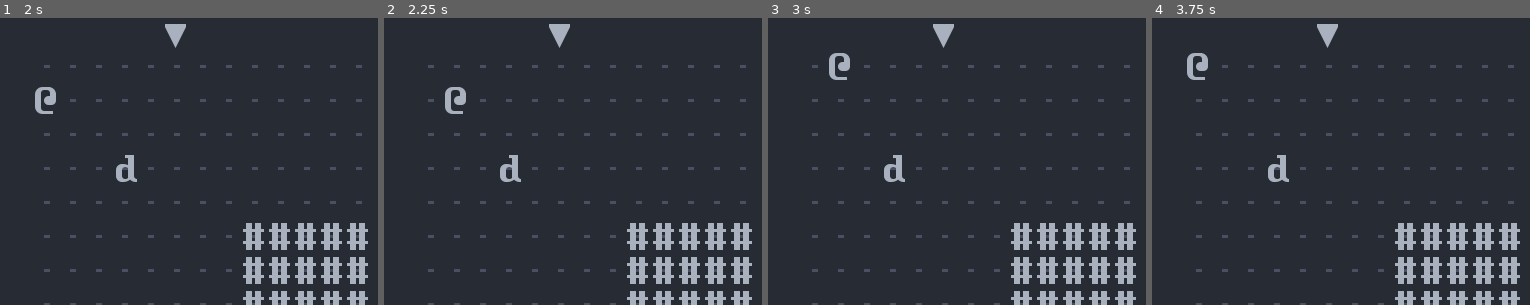
Above: before the commit, frames 1-4 (left to right).
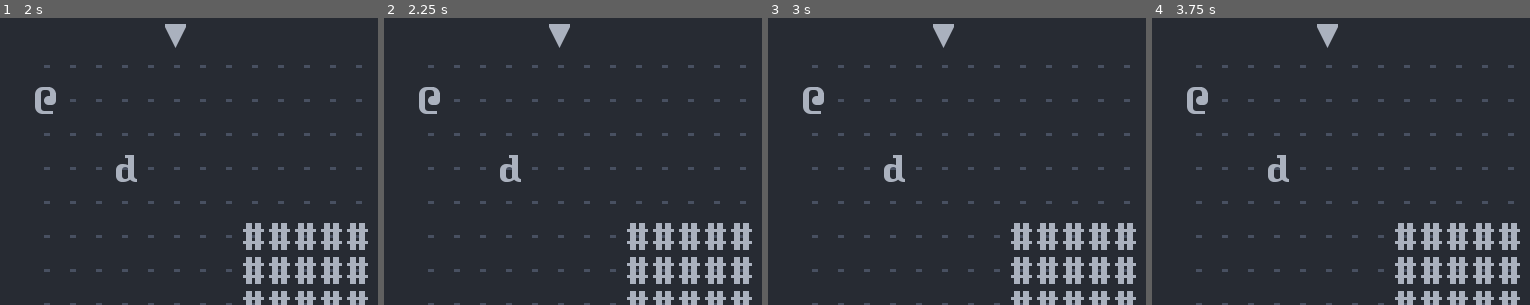
Above: after the commit, the same moments.

Repository: Bozar/GodotRoguelikeTutorial
Game: Godot game, scene res://scene/main/MainScene.tscn
Same seed, same stepped clock (60 frames per second), same inputs: the game is played once before the commit and once after it.
Inputs:
- Up to frame 1 (2 s): tap Enter at 0.5 s; hold Right (move_right) 0.53-1.28 s; tap Space (init_world) at 0.6, 1.25, 1.35 s; hold Down (move_down) from 1.28 s (still down)
- Up to frame 2 (2.25 s): tap Enter at 2 s; release Down (move_down) at 2.03 s; hold Right (move_right) from 2.03 s (still down); tap Space (init_world) at 2.1 s
- Up to frame 3 (3 s): tap Space (init_world) at 2.75, 2.85 s; release Right (move_right) at 2.78 s; hold Up (move_up) from 2.78 s (still down)
- Up to frame 4 (3.75 s): tap Enter at 3.5 s; release Up (move_up) at 3.53 s; hold Left (move_left) from 3.53 s (still down); tap Space (init_world) at 3.6 s
The pictures show only the part of the screen within x 0-50%, y 0-50%; the shares and areas given below are measured in that part.

Frame 1 is identical in both runs. In frame 2, 0.7% of the frame differs, in the area x 9-22%, y 24-34%; in frame 3, 0.7%; in frame 4, 0.7%.

Commit message:
Let the scheduling system affect PC.

Diff:
--- a/05/scene/main/MainScene.gd
+++ b/05/scene/main/MainScene.gd
@@ -9,3 +9,6 @@
 			"_on_InitWorld_sprite_created")
 	__ = get_node("InitWorld").connect("sprite_created", get_node("Schedule"),
 			"_on_InitWorld_sprite_created")
+
+	__ = get_node("Schedule").connect("turn_started", get_node("PCMove"),
+			"_on_Schedule_turn_started")
--- a/05/scene/main/PCMove.gd
+++ b/05/scene/main/PCMove.gd
@@ -6,6 +6,12 @@
 var _new_GroupName := preload("res://library/GroupName.gd").new()
 
 var _pc: Sprite
+var _move_inputs: Array = [
+	_new_InputName.MOVE_LEFT,
+	_new_InputName.MOVE_RIGHT,
+	_new_InputName.MOVE_UP,
+	_new_InputName.MOVE_DOWN,
+]
 
 
 func _ready() -> void:
@@ -14,6 +20,37 @@
 
 func _unhandled_input(event: InputEvent) -> void:
 	var source: Array = _new_ConvertCoord.vector_to_array(_pc.position)
+	var target: Array
+
+	if _is_move_input(event):
+		target = _get_new_position(event, source)
+		_pc.position = _new_ConvertCoord.index_to_vector(target[0], target[1])
+
+		set_process_unhandled_input(false)
+		get_node("../Schedule").end_turn()
+
+
+func _on_InitWorld_sprite_created(new_sprite: Sprite) -> void:
+	if new_sprite.is_in_group(_new_GroupName.PC):
+		_pc = new_sprite
+		set_process_unhandled_input(true)
+
+
+func _on_Schedule_turn_started(current_sprite: Sprite) -> void:
+	if current_sprite.is_in_group(_new_GroupName.PC):
+		set_process_unhandled_input(true)
+	else:
+		print(current_sprite.name)
+
+
+func _is_move_input(event: InputEvent) -> bool:
+	for m in _move_inputs:
+		if event.is_action_pressed(m):
+			return true
+	return false
+
+
+func _get_new_position(event: InputEvent, source: Array) -> Array:
 	var x: int = source[0]
 	var y: int = source[1]
 
@@ -26,10 +63,4 @@
 	elif event.is_action_pressed(_new_InputName.MOVE_DOWN):
 		y += 1
 
-	_pc.position = _new_ConvertCoord.index_to_vector(x, y)
-
-
-func _on_InitWorld_sprite_created(new_sprite: Sprite) -> void:
-	if new_sprite.is_in_group(_new_GroupName.PC):
-		_pc = new_sprite
-		set_process_unhandled_input(true)
+	return [x, y]
--- a/05/scene/main/Schedule.gd
+++ b/05/scene/main/Schedule.gd
@@ -1,9 +1,18 @@
 extends Node2D
 
+
+signal turn_started(current_sprite)
 
 var _new_GroupName := preload("res://library/GroupName.gd").new()
 
 var _actors: Array = [null]
+var _pointer: int = 0
+
+
+func end_turn() -> void:
+	print("{0}: End turn.".format([_get_current().name]))
+	_goto_next()
+	emit_signal("turn_started", _get_current())
 
 
 func _on_InitWorld_sprite_created(new_sprite: Sprite) -> void:
@@ -11,3 +20,14 @@
 		_actors[0] = new_sprite
 	elif new_sprite.is_in_group(_new_GroupName.DWARF):
 		_actors.append(new_sprite)
+
+
+func _get_current() -> Sprite:
+	return _actors[_pointer] as Sprite
+
+
+func _goto_next() -> void:
+	_pointer += 1
+
+	if _pointer > len(_actors) - 1:
+		_pointer = 0
